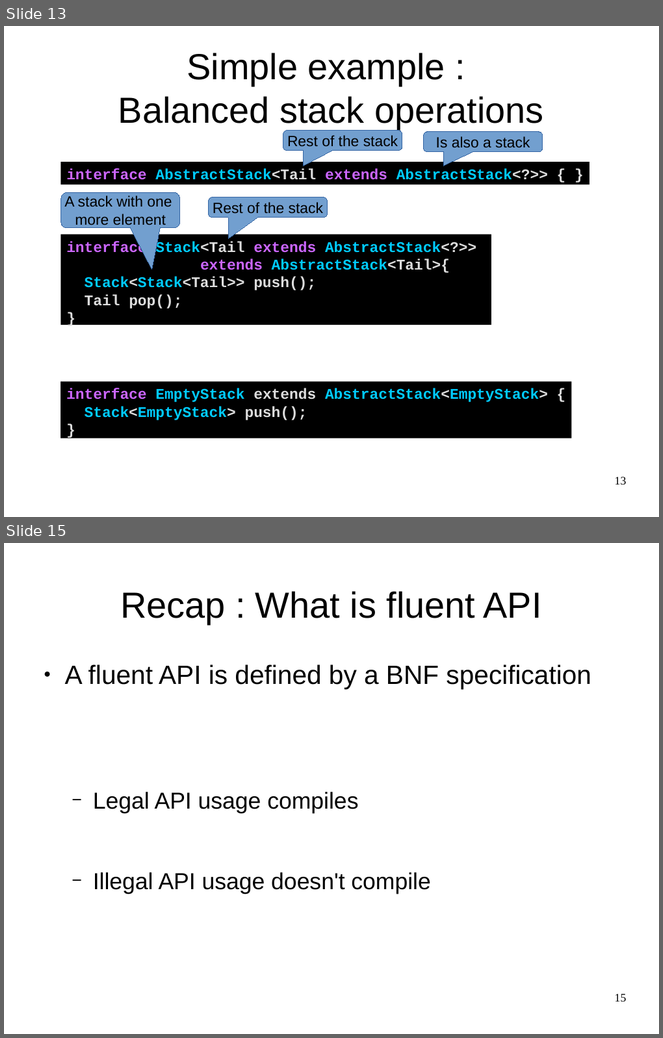
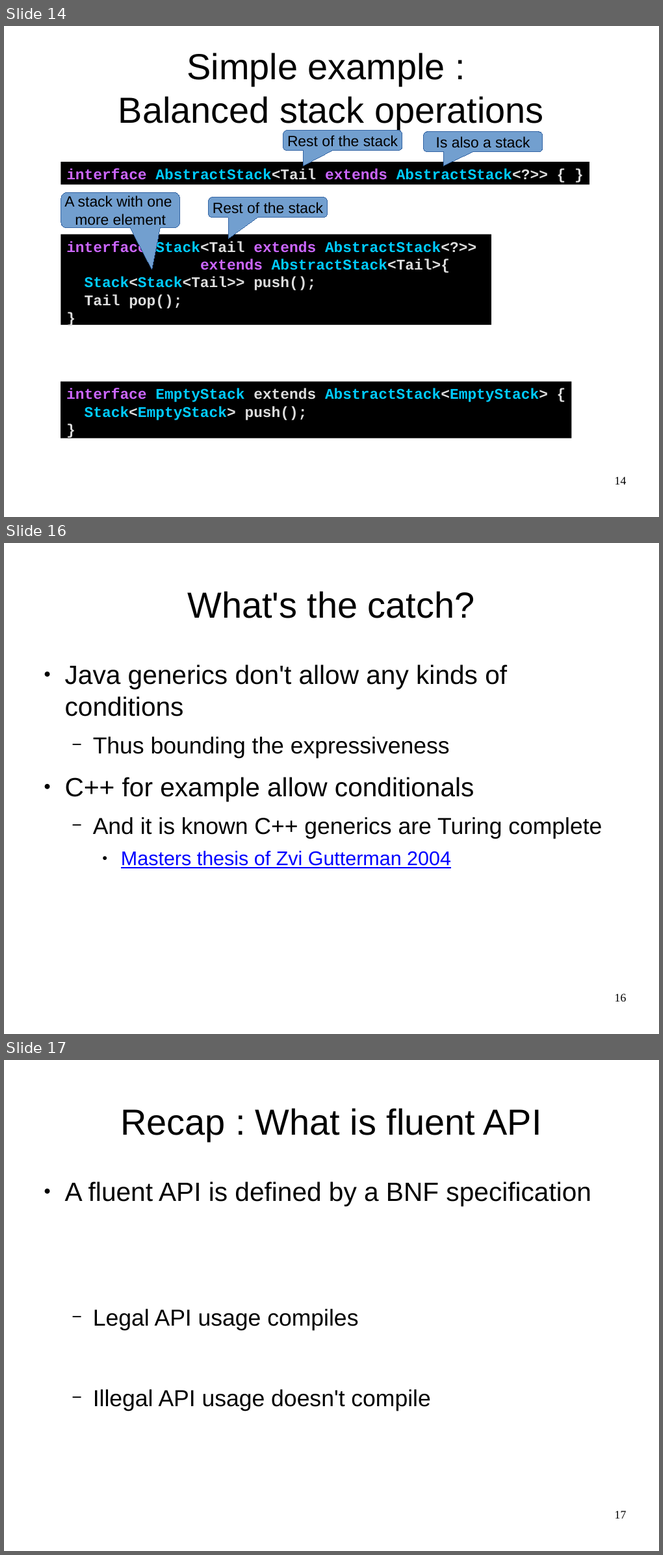
Before and after one commit to OriRoth/fling, a slide deck: Manuscripts/Thesis Seminar/Thesis Seminar.odp. Shown one above the other, each under a label of ours: slides 13 and 15 before the commit, slides 14, 16 and 17 after it; the slides between them are not shown. The pictures are 663x1038 and 663x1555 pixels, drawn with LibreOffice and Linux fonts; fonts in the diff are those of the drawing. Boxes give left, top, right and bottom in pixels: in the first picture for what was removed or moved away, otherwise in the second. Text is boxed around its words. In the diff, an @@ line names an element or a change of style, - is before the commit and + after.

```diff
--- a/Manuscripts/Thesis Seminar/Thesis Seminar.odp
+++ b/Manuscripts/Thesis Seminar/Thesis Seminar.odp
@@ slide 16 added at [4, 543, 659, 1034], background #FFFFFF @@
@@ title added at [188, 591, 475, 618], 44 pt, text #000000 @@
+What's the catch?
@@ text added at [65, 665, 602, 869], 32 pt, text #000000 @@
+● Java generics don't allow any kinds of conditions
+  − Thus bounding the expressiveness
+● C++ for example allow conditionals
+  − And it is known C++ generics are Turing complete
+    ● Masters thesis of Zvi Gutterman 2004
@@ page number added at [615, 994, 627, 1002], 14 pt, text #000000 @@
+16
@@ what was slide 13 is now slide 14 @@
@@ page number at [615, 477, 627, 485]: text changed @@
-13
+14
@@ what was slide 15 is now slide 17 @@
@@ page number at [615, 1511, 627, 1519]: text changed @@
-15
+17
```
Also in this commit, not shown: 11 slides changed, 3 other slides added, 1 slide removed, 5 other files.
